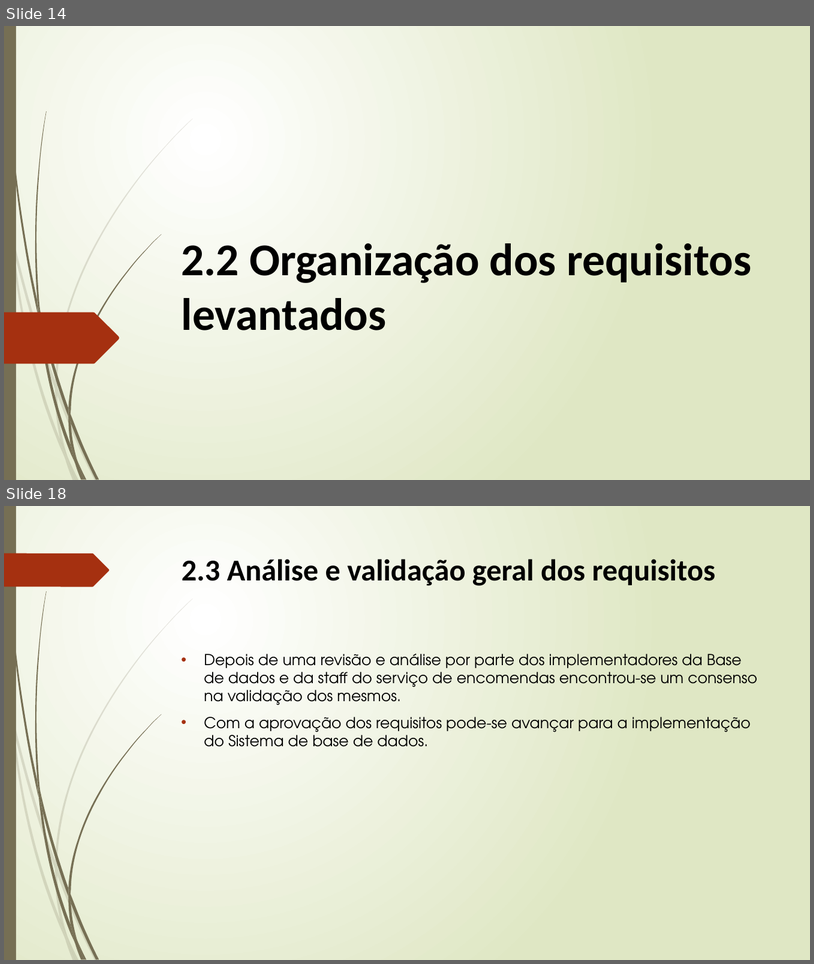
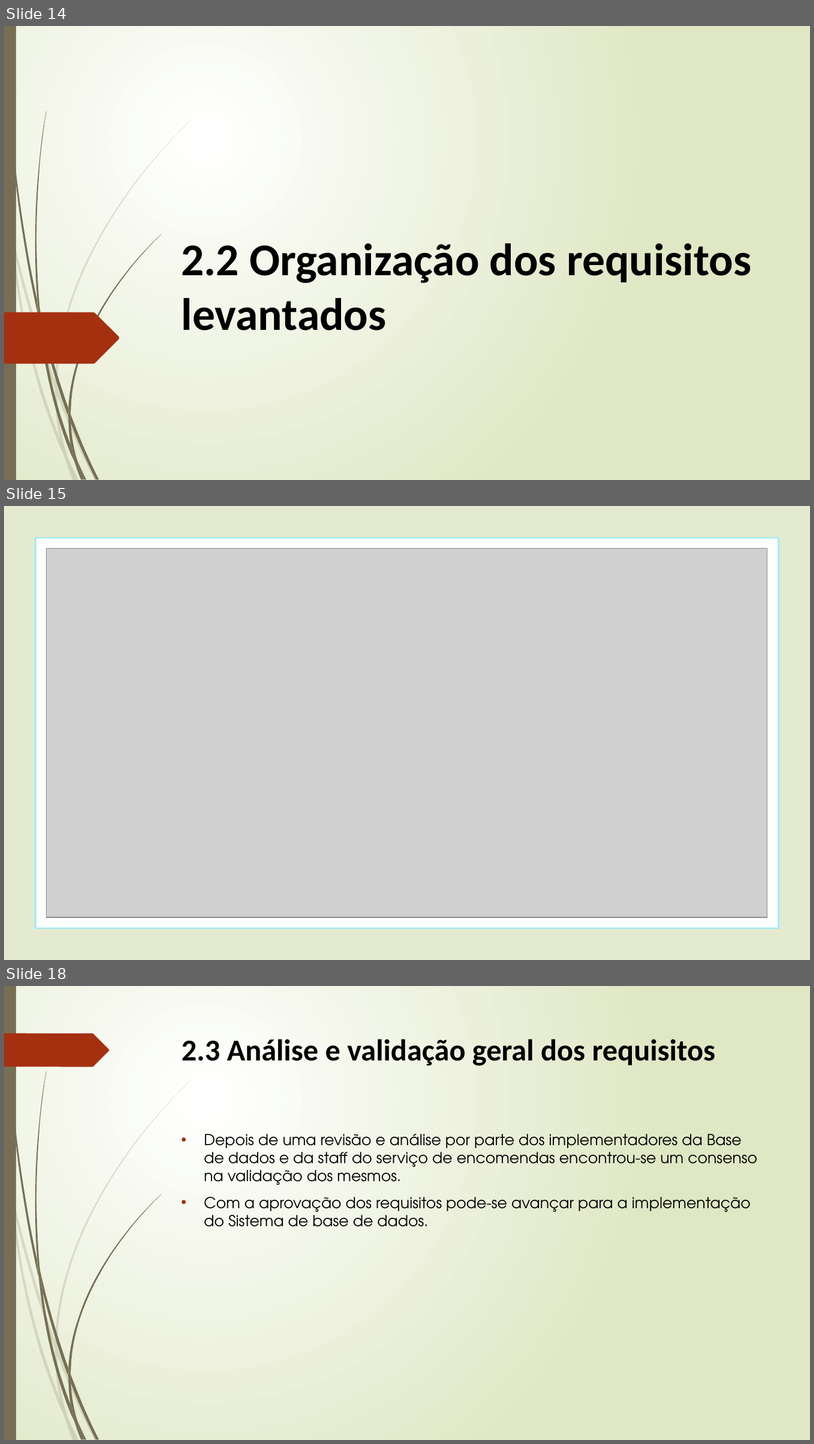
Before and after one commit to Lucenix/BD-TP, a slide deck: Apresentação1.pptx. Shown one above the other, each under a label of ours: slides 14 and 18 before the commit, slides 14, 15 and 18 after it; the slides between them are not shown. The pictures are 814x964 and 814x1444 pixels, drawn with LibreOffice and Linux fonts; fonts in the diff are those of the drawing; grey boxes stand for pictures. Boxes give left, top, right and bottom in pixels: in the first picture for what was removed or moved away, otherwise in the second. Text is boxed around its words. In the diff, an @@ line names an element or a change of style, - is before the commit and + after.

```diff
--- a/Apresentação1.pptx
+++ b/Apresentação1.pptx
@@ slide 15 added at (4,506,810,960), background gradient #FFFFFF to #DFE8C4; not listed: 5 template elements that a slide beside it also shows @@
@@ rectangle added at (4,506,16,960), fill #766F54 @@
@@ rectangle added at (4,506,810,960), fill #E3EACF @@
@@ rectangle added at (35,538,779,928), fill #FFFFFF, outline #9BECFF 2 pt @@
@@ freeform shape added at (4,553,109,586), fill #A53010 @@
@@ picture added at (47,549,768,917) @@
@@ group added at (4,676,98,960): 5 freeform shapes @@
@@ group added at (6,506,99,960): 5 freeform shapes @@
```
Also in this commit, not shown: 2 other slides added, 3 slides removed.
